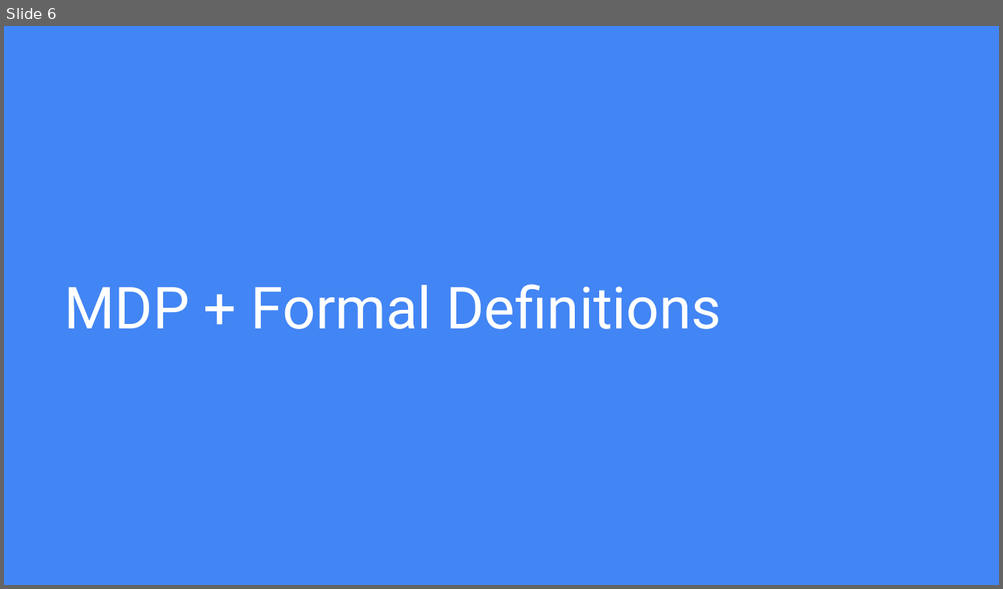
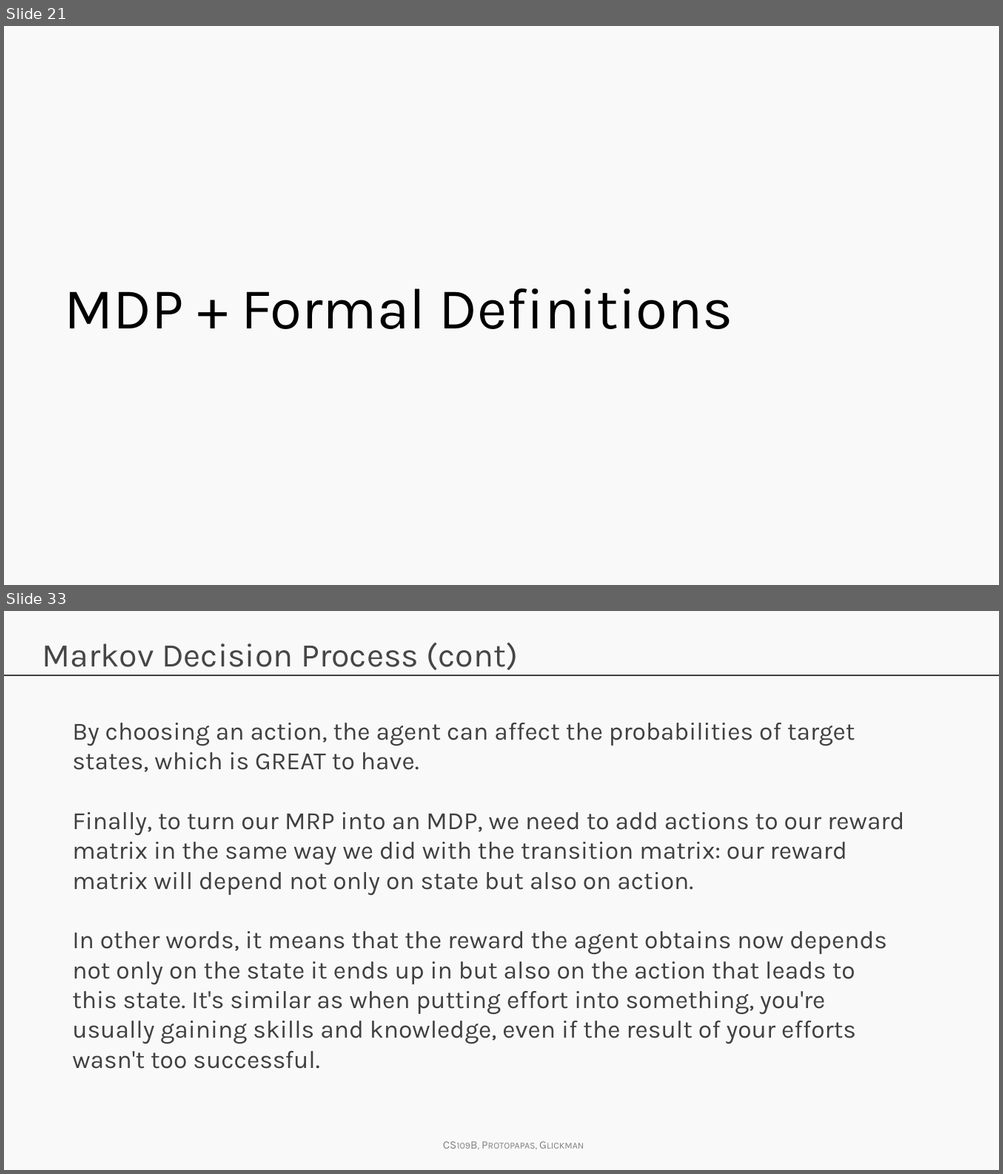
Before and after one commit to Harvard-IACS/2019-CS109B, a slide deck: content/lectures/lecture14/presentation/cs109b_lecture14_RL.pptx. Shown one above the other, each under a label of ours: slide 6 before the commit, slides 21 and 33 after it; the slides between them are not shown. The pictures are 1003x589 and 1003x1174 pixels, drawn with LibreOffice and Linux fonts; fonts in the diff are those of the drawing; background and template pictures are left out. Boxes give left, top, right and bottom in pixels: in the first picture for what was removed or moved away, otherwise in the second. Text is boxed around its words. In the diff, an @@ line names an element or a change of style, - is before the commit and + after.

```diff
--- a/content/lectures/lecture14/presentation/cs109b_lecture14_RL.pptx
+++ b/content/lectures/lecture14/presentation/cs109b_lecture14_RL.pptx
@@ slide 33 added at [4,611,999,1170], background #F9F9F9 @@
@@ title added at [42,642,518,670], 24 pt, text #464646 @@
+Markov Decision Process (cont)
@@ line added from (4, 675) to (999, 675), #404040 0.75 pt @@
@@ text added at [72,723,904,1069], 18 pt, text #404040 @@
+By choosing an action, the agent can affect the probabilities of target states, which is GREAT to have.
+Finally, to turn our MRP into an MDP, we need to add actions to our reward matrix in the same way we did with the transition matrix: our reward matrix will depend not only on state but also on action.
+In other words, it means that the reward the agent obtains now depends not only on the state it ends up in but also on the action that leads to this state. It's similar as when putting effort into something, you're usually gaining skills and knowledge, even if the result of your efforts wasn't too successful.
@@ text added at [432,1133,600,1157], 8.2 pt, text #808080, small capitals @@
+CS109B, Protopapas, Glickman
@@ what was slide 6 is now slide 21 @@
@@ slide 21 changed as well @@
@@ background #4285F4 to #F9F9F9 @@
@@ title "MDP + Formal Definitions" at [64,289,733,329]: font Roboto to Karla, text colour #FFFFFF to #000000 @@
```
Also in this commit, not shown: 16 other slides changed, 40 other slides added, 11 slides removed, 1 other file.
